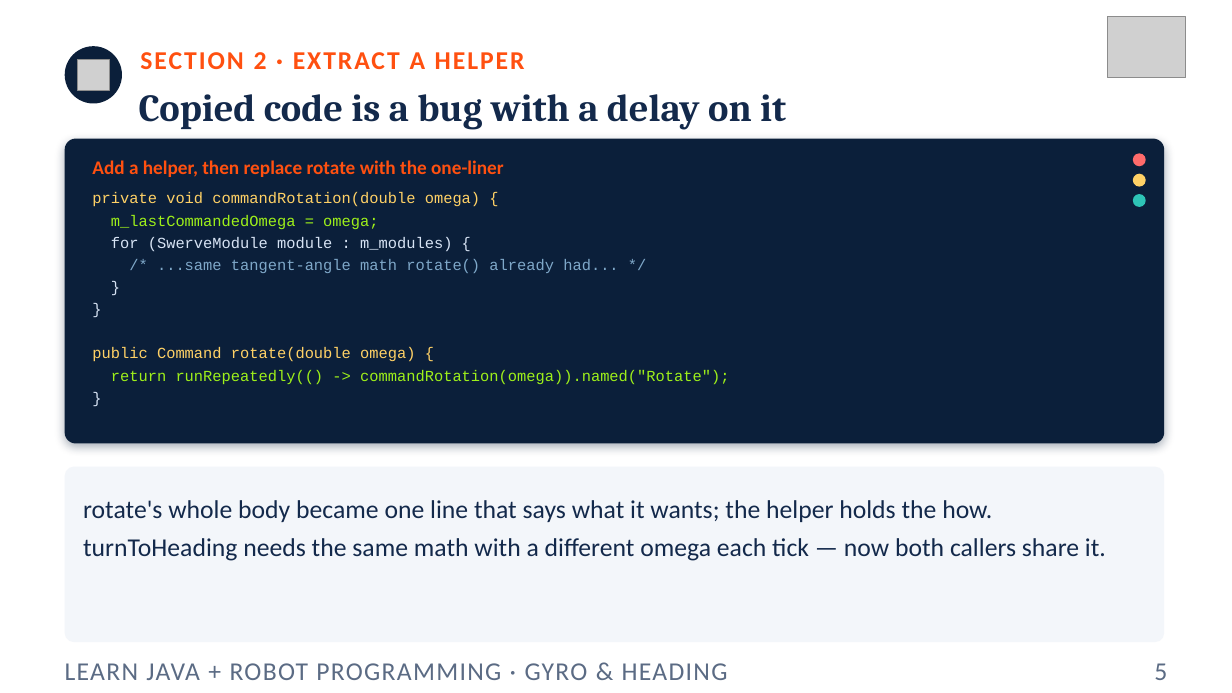
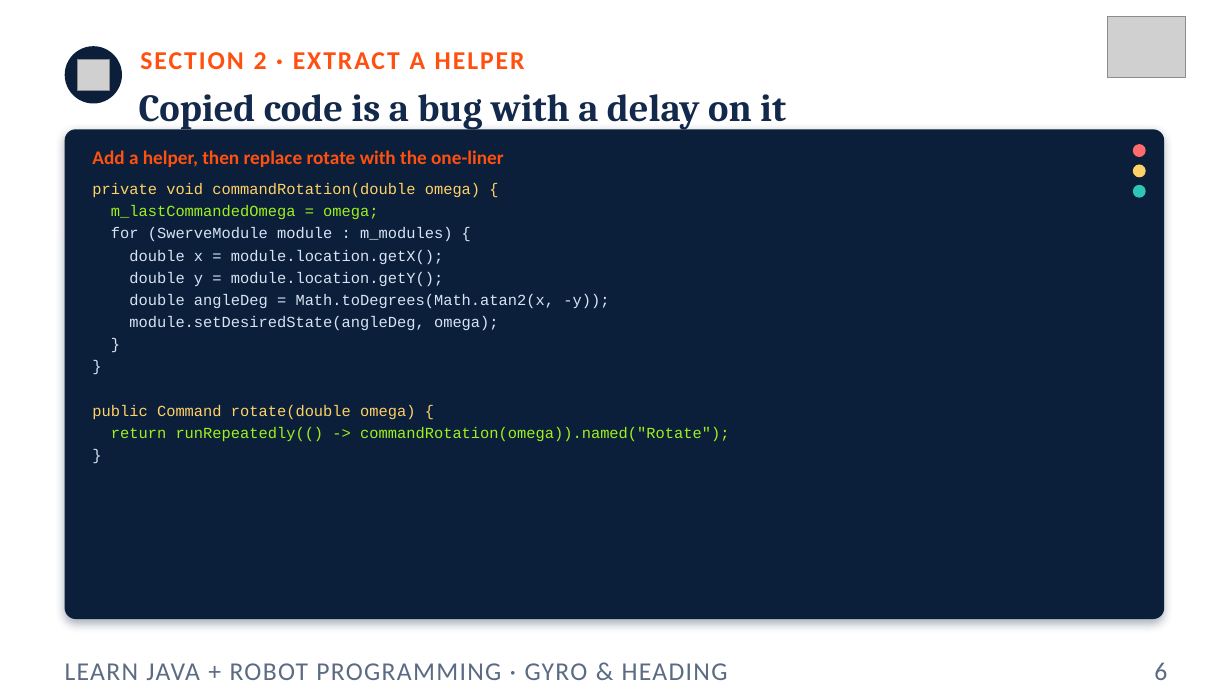
Before and after one commit to FRC5010/BasicRobotLessons, a slide deck: slide 6 of docs/presentations/v3/08-gyro-heading.pptx (slide 5 before the commit). Drawn at 1232x693 pixels with LibreOffice and Linux fonts; fonts in the diff are those of the drawing; grey boxes stand for pictures. Boxes give left, top, right and bottom in pixels: in the first picture for what was removed or moved away, otherwise in the second. Text is boxed around its words. In the diff, an @@ line names an element or a change of style, - is before the commit and + after.

```diff
--- a/docs/presentations/v3/08-gyro-heading.pptx
+++ b/docs/presentations/v3/08-gyro-heading.pptx
@@ rounded rectangle: place and size @@
-rounded rectangle at box(65, 139, 1165, 444)
+rounded rectangle at box(65, 129, 1165, 619)
@@ rounded rectangle at box(65, 129, 1165, 619): proportions changed @@
@@ text "private void commandRotation(double omega) {": place and size @@
-text "private void commandRotation(double omega) {" at box(92, 192, 729, 384)
+text "private void commandRotation(double omega) {" at box(92, 183, 729, 441)
@@ 3 ellipses, 1 text: place and size @@
-3 ellipses, 1 text at box(92, 153, 1146, 207)
+3 ellipses, 1 text at box(92, 144, 1146, 198)
@@ text at box(129, 250, 609, 330): text changed; text colour #7FA8C9 to #D7E3F4 @@
-/* ...same tangent-angle math rotate() already had... */
+double x = module.location.getX();
+double y = module.location.getY();
+double angleDeg = Math.toDegrees(Math.atan2(x, -y));
+module.setDesiredState(angleDeg, omega);
@@ rounded rectangle removed at box(65, 467, 1165, 642) @@
@@ text removed at box(83, 500, 1106, 561) @@
-rotate's whole body became one line that says what it wants; the helper holds the how. turnToHeading needs the same math with a different omega each tick — now both callers share it.
@@ text at box(1154, 662, 1167, 680): text changed @@
-5
+6
```
Also in this commit, not shown: 8 other slides changed, 5 slides added, 2 other files.
